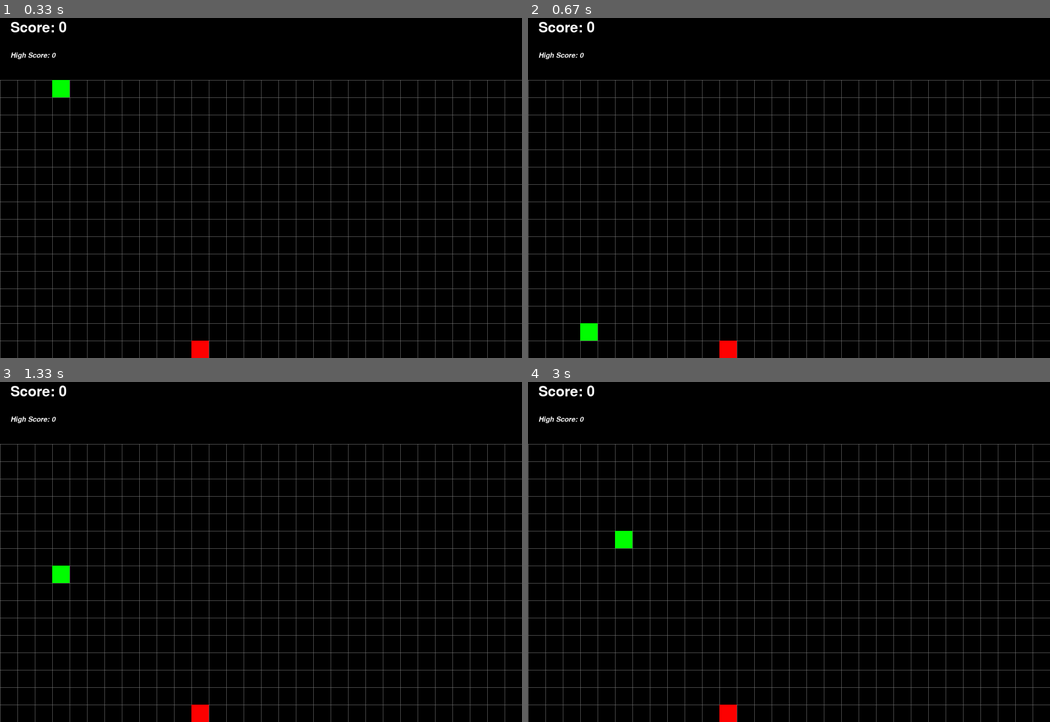
Above: before the commit, frames 1-4 (two rows, left to right).
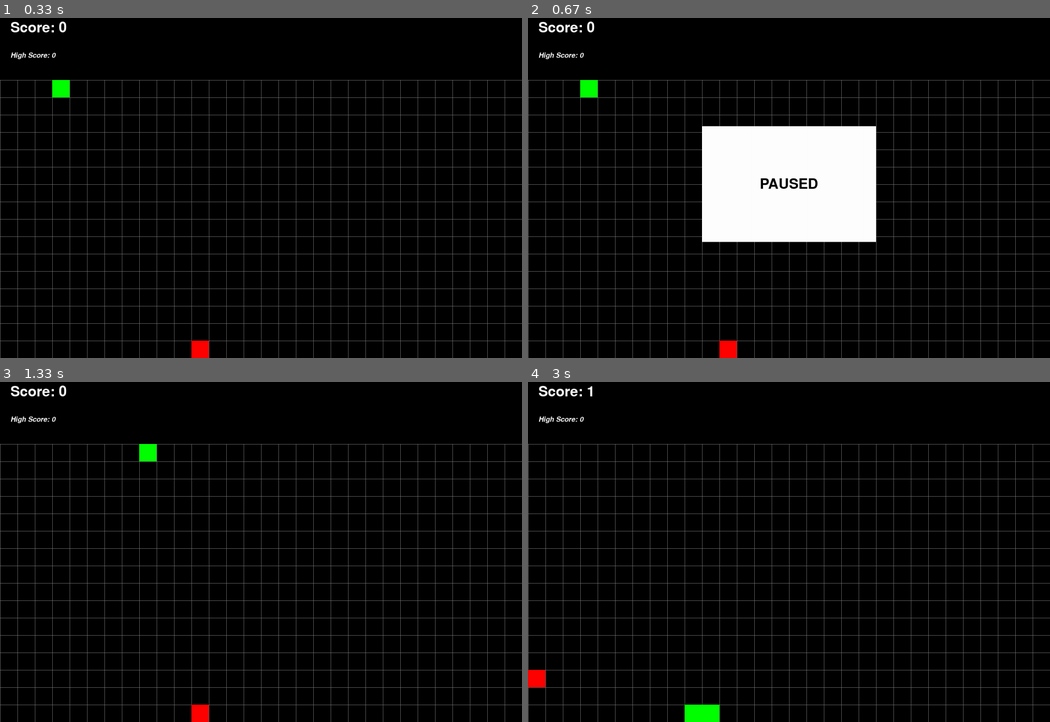
Above: after the commit, the same moments.

Repository: JohnWatersReal/Pygame-Snake
Game: pygame game, started from Snake.py
The game is run twice, just before and just after one commit, with the same random seed, the same clock (stepped at 60 frames per second) and the same inputs.
Inputs:
- Up to frame 1 (0.33 s): no input
- Up to frame 2 (0.67 s): hold Esc from 0.33 s (still down); hold Up from 0.33 s (still down)
- Up to frame 3 (1.33 s): release Esc at 0.8 s; release Up at 0.8 s; hold Esc 0.83-1.3 s
- Up to frame 4 (3 s): hold Up 1.33-1.8 s; hold Right 1.83-2.3 s; hold Down 2.33-2.63 s; hold Left from 2.67 s (still down)

Frame 1 is identical in both runs. In frame 2, 12% of the frame differs, in the area x 10-67%, y 18-95%; in frame 3, 0.3%; in frame 4, 0.9%.

Commit message:
Commit version 0.2

Diff:
--- a/Snake.py
+++ b/Snake.py
@@ -2,10 +2,7 @@
 from pygame.locals import *
 
 # Things to implement
-# - fix fruit spawns
-# - add pause button
 # - fix crash when doing a 180
-
 
 pygame.init()
 
@@ -37,6 +34,10 @@
 score_font = pygame.font.SysFont("Comic_sans", 60)
 high_score_font = pygame.font.SysFont("Comic_sans", 30, False, True)
 
+# Setting up pause screen
+pause_rect = Rect(window_width/3, window_height/3, window_width/3, window_height/3)
+
+# Setting up grid
 tile_size = 50
 margin = 4
 
@@ -174,13 +175,24 @@
     for y in range((margin*tile_size), window_height, tile_size):
         pygame.draw.line(DISPLAYSURF, grey, (0, y), (window_width, y))
 
+def pause_check(paused):
+    while (paused):
+        for event in pygame.event.get():
+            if event.type == QUIT:
+                pygame.quit() # close pygame window
+                sys.exit()    # stop the python script
+            if event.type == KEYDOWN:
+                if event.key == K_ESCAPE:
+                    paused = False
+
+
 movement_tick = 0
 body_count = 0
 high_score = 0
 
 unpaused = True
 # Game loop begin
-while unpaused:
+while True:
 
     # DO NOT DELETE THIS CODE
     # DELETING THIS CODE CAUSES THE GAME TO CRASH
@@ -188,6 +200,15 @@
         if event.type == QUIT:
             pygame.quit() # close pygame window
             sys.exit()    # stop the python script
+        if event.type == KEYDOWN:
+            if event.key == K_ESCAPE:
+                print("this worked!")
+                pygame.draw.rect(DISPLAYSURF, white, pause_rect)
+                paused = score_font.render("PAUSED", True, black)
+                rect = paused.get_rect(center=(window_width/2, window_height/2))
+                DISPLAYSURF.blit(paused, rect)
+                pygame.display.update()
+                pause_check(True)
 
     # Draw the background
     DISPLAYSURF.blit(background_surf, background)
--- a/patch-notes.txt
+++ b/patch-notes.txt
@@ -39,3 +39,20 @@
 
 References:
 - Ascii art retrieved from: https://www.asciiart.eu/animals/reptiles/snakes
+
+========= SNAKE V0.2 =========
+               _
+             _|_|_
+            / . .\
+MT          \  ---<
+             \  /
+   __________/ /
+-=:___________/
+
+==============================
+
+Gui:
+- Now features a PAUSE MENU! WOW! Access by pressing Escape
+
+Bugs fixed:
+- Apples no longer spawn on top of the snake (at least they shouldn't) because python is really weird and if you have a (for x in list) pattern where you're removing an element from the list every iteration, it'll check for (number of loops done == number of items) so if you remove items, you remove the number of iterations it'll do anyway thanks for listening to my Ted talk.
